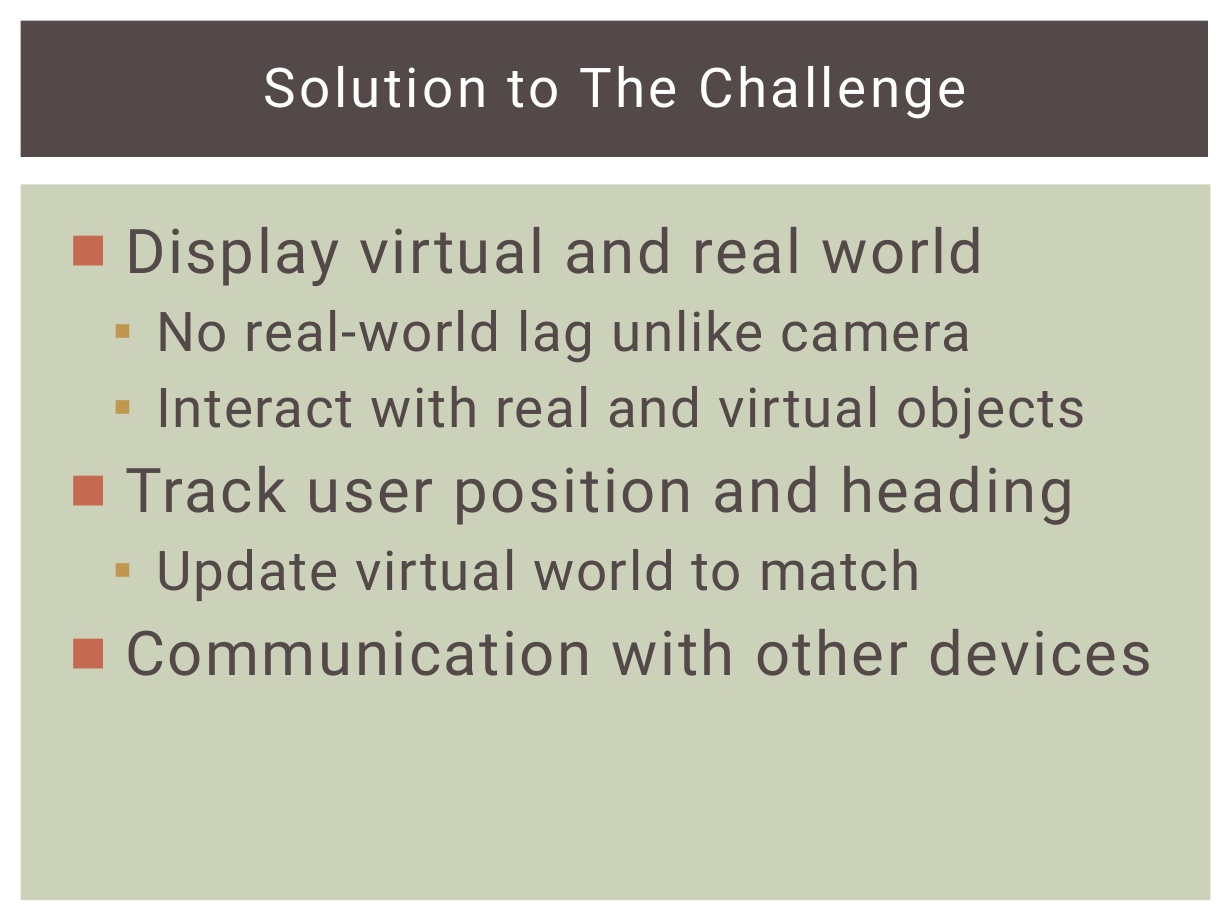
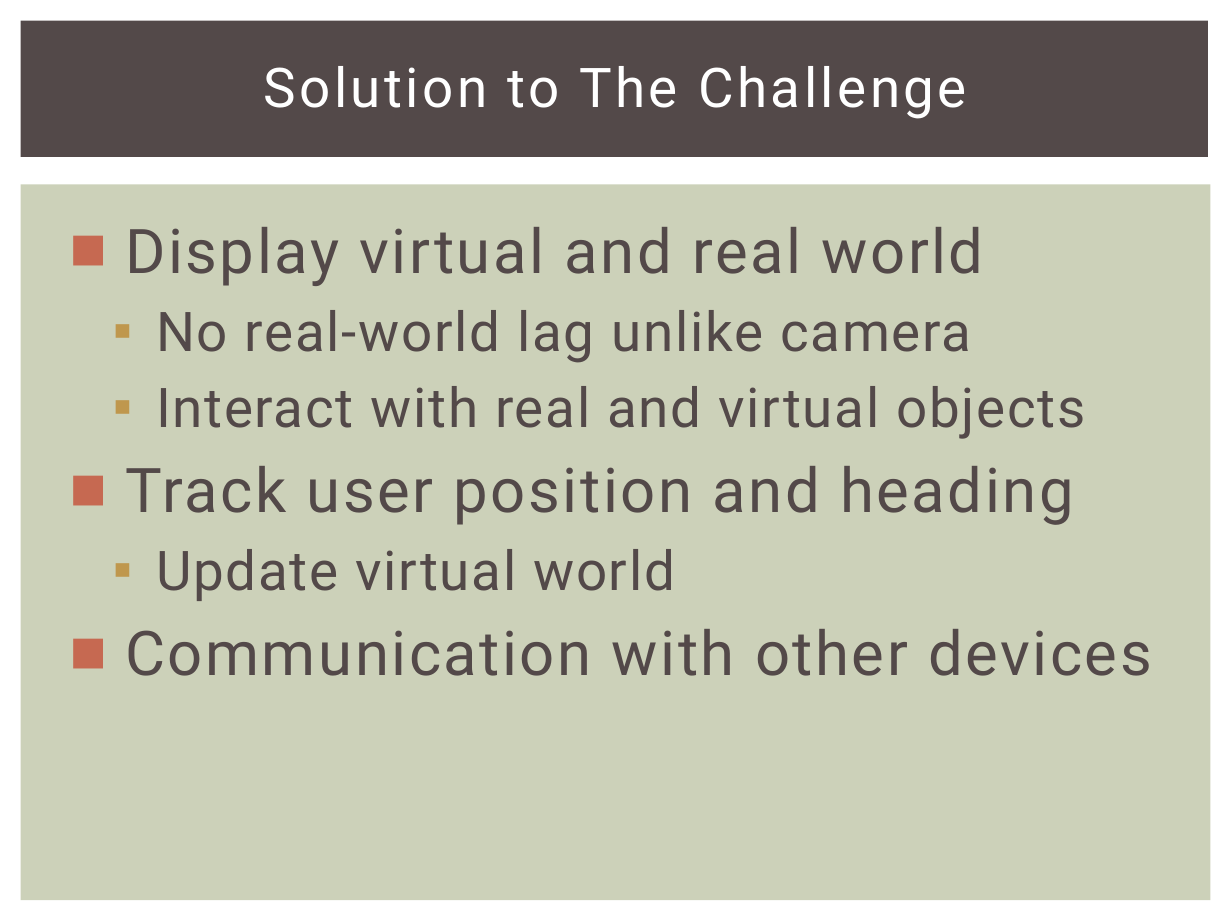
Before and after one commit to snowpuppy/augreality, a slide deck: slide 10 of doc/AugRealityFinalPresentation.pptx. Drawn at 1232x924 pixels with LibreOffice and Linux fonts; fonts in the diff are those of the drawing. Boxes give left, top, right and bottom in pixels: in the first picture for what was removed or moved away, otherwise in the second. Text is boxed around its words. In the diff, an @@ line names an element or a change of style, - is before the commit and + after.

```diff
--- a/doc/AugRealityFinalPresentation.pptx
+++ b/doc/AugRealityFinalPresentation.pptx
@@ text at box(156, 549, 675, 601): text changed @@
-  ▪ Update virtual world to match
+  ▪ Update virtual world
```
Also in this commit, not shown: 9 other slides changed, 1 slide added, 1 slide removed.
